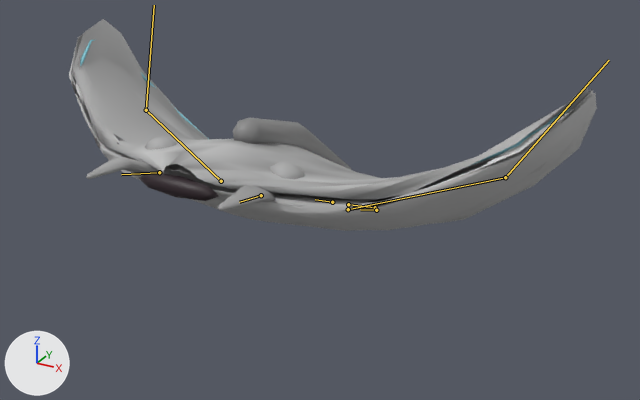
The glTF model assets/monsters/ray.glb: old version first, new version second.
Rendered twice from a camera (50 mm lens) standing at (2.08, -3.36, 4.3) and looking at (-0.15, 0.71, 2.27). Arrows for +X, +Y and +Z are at lower left; the lights stay in place. The older version comes first. Both versions are drawn at frame 13 of the action 'cast'; the numbers are the values there. The bones that change, and the others that lie on the model, are drawn over the model as lines.

The first picture shows 'ray'.
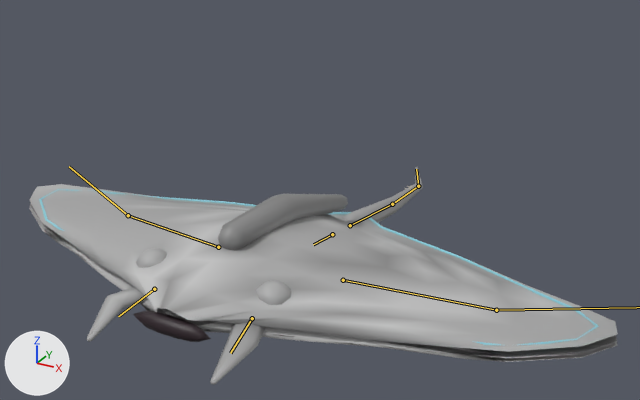
What differs and where, as boxes (x1, y1, x2, y2) in the pictures (640 x 400 px):
'ray', posed (12% wider)
    before: (69, 19, 597, 231)
    after: (29, 167, 618, 385)
bone 'body', root to tip
    before: (332, 202) to (315, 199)
    after: (332, 234) to (313, 244)
bone 'ceph.L', root to tip
    before: (261, 195) to (239, 202)
    after: (252, 318) to (230, 353)
bone 'ceph.R', root to tip
    before: (159, 172) to (121, 174)
    after: (154, 289) to (118, 316)
bone 'tail0', root to tip
    before: (348, 204) to (375, 207)
    after: (350, 225) to (392, 204)
bone 'tail1', root to tip
    before: (375, 207) to (376, 210)
    after: (392, 204) to (418, 186)
bone 'tail2', root to tip
    before: (376, 210) to (360, 209)
    after: (418, 186) to (416, 169)
bone 'wing1.L', root to tip
    before: (348, 209) to (505, 177)
    after: (343, 280) to (496, 310)
bone 'wing1.R', root to tip
    before: (221, 181) to (146, 110)
    after: (218, 247) to (128, 215)
bone 'wing2.R', root to tip
    before: (146, 110) to (154, 5)
    after: (128, 215) to (69, 166)

What the commit changed:
Bone 'body' (bone_body) moves from (0.0, 0.0, 0.303) to (0.0, 0.0, 0.105).
Bone 'body' (bone_body) turns from (25, 0, 0) to (9, 0, 0) degrees about its own x, y and z.
Bone 'ceph.L' (bone_ceph_l) turns from (-5, -2, -7) to (1, 0, 1) degrees about its own x, y and z.
Bone 'ceph.R' (bone_ceph_r) turns from (-5, 2, 7) to (1, 0, -1) degrees about its own x, y and z.
Bone 'tail0' (bone_tail0) turns from (0, 0, 8) to (0, 0, -1) degrees about its own x, y and z.
Bone 'tail1' (bone_tail1) turns from (0, -1, 14) to (0, 0, 9) degrees about its own x, y and z.
Bone 'tail2' (bone_tail2) turns from (0, -1, 11) to (0, -1, 16) degrees about its own x, y and z.
Bone 'wing1.L' (bone_wing1_l) turns from (23, -4, -1) to (-1, 0, 0) degrees about its own x, y and z.
Bone 'wing2.L' (bone_wing2_l) turns from (40, -13, -5) to (10, -4, 0) degrees about its own x, y and z.
Bone 'wing1.R' (bone_wing1_r) turns from (23, 4, 1) to (-1, 0, 0) degrees about its own x, y and z.
Bone 'wing2.R' (bone_wing2_r) turns from (40, 13, 5) to (10, 4, 0) degrees about its own x, y and z.
